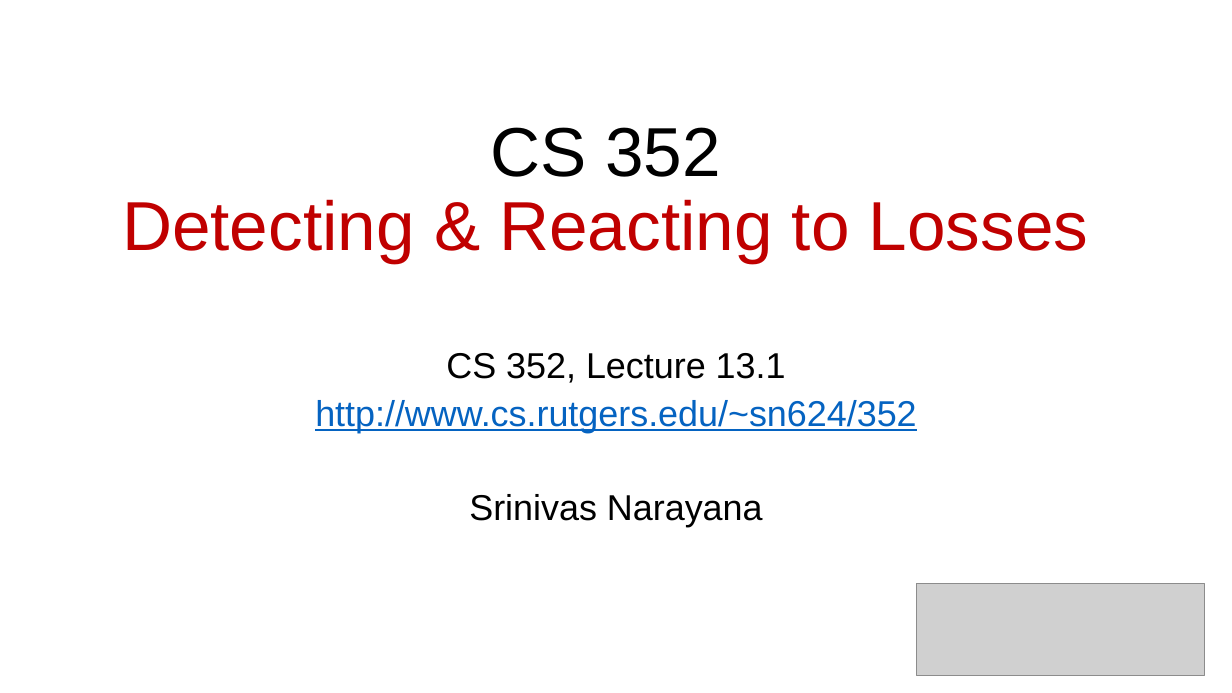
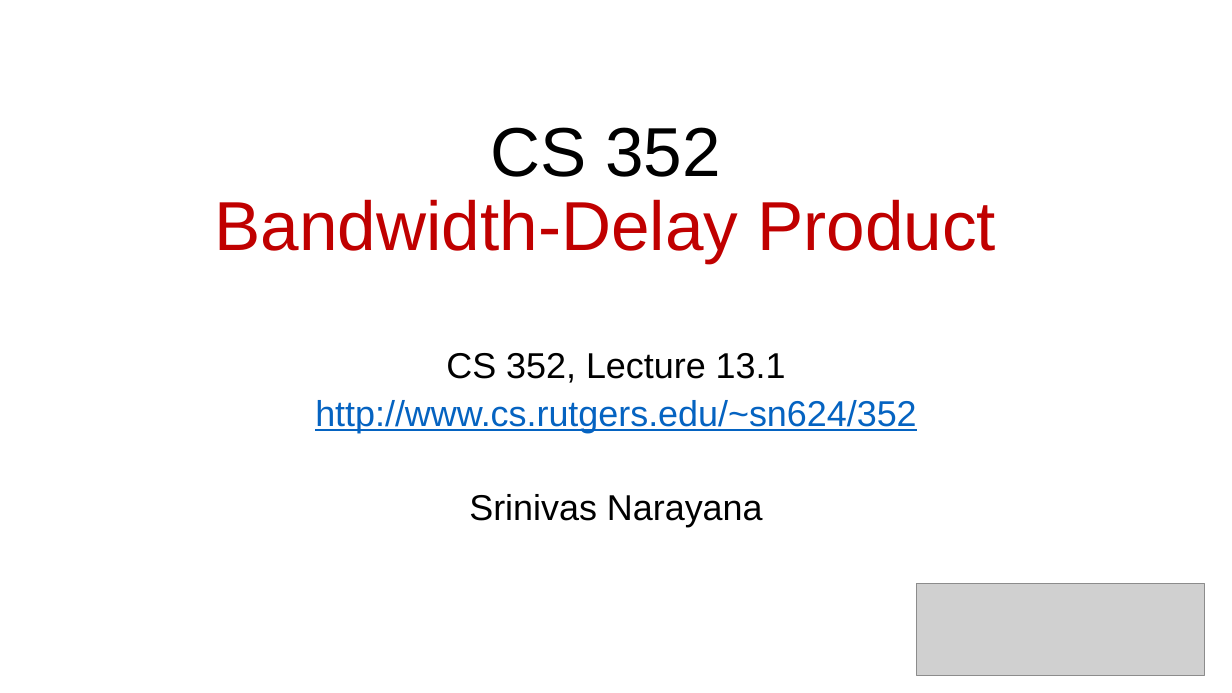
Before and after one commit to ngsrinivas/coursegen, a slide deck: slide 1 of ex/352-S21/staging/352-S21/lectures/transport-tcp-congestion-control-2.pptx. Drawn at 1232x693 pixels with LibreOffice and Linux fonts; fonts in the diff are those of the drawing; grey boxes stand for pictures. Boxes give left, top, right and bottom in pixels: in the first picture for what was removed or moved away, otherwise in the second. Text is boxed around its words. In the diff, an @@ line names an element or a change of style, - is before the commit and + after.

```diff
--- a/ex/352-S21/staging/352-S21/lectures/transport-tcp-congestion-control-2.pptx
+++ b/ex/352-S21/staging/352-S21/lectures/transport-tcp-congestion-control-2.pptx
@@ title at box(215, 127, 997, 263): text changed @@
-CS 352
-Detecting & Reacting to Losses
+CS 352
+Bandwidth-Delay Product
```
Also in this commit, not shown: 9 other slides changed, 20 slides added, 8 slides removed, 2 other files.
